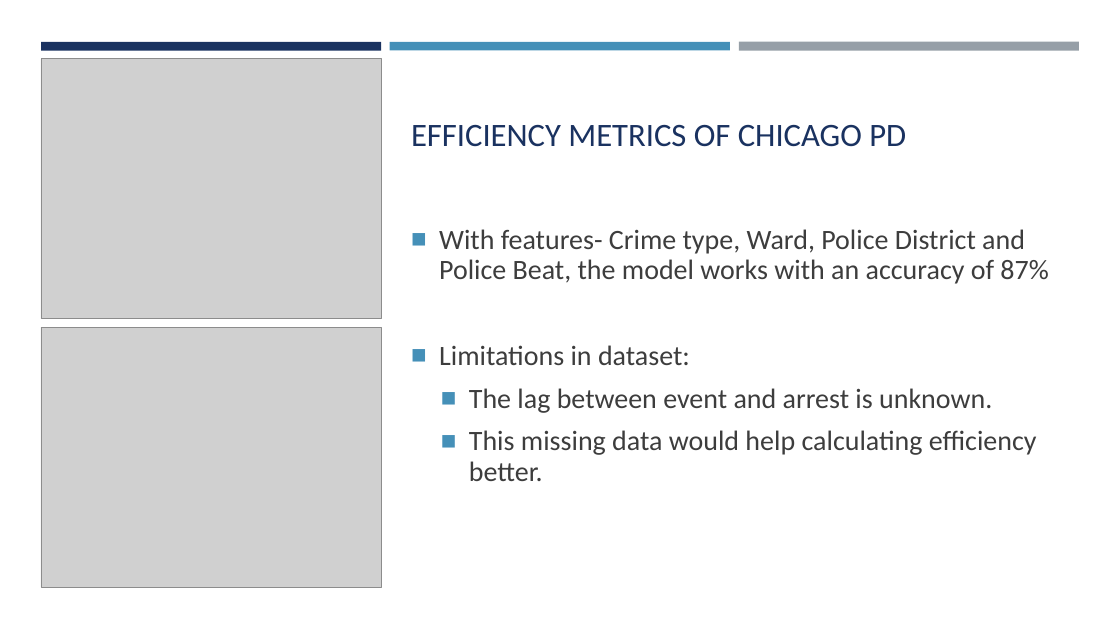
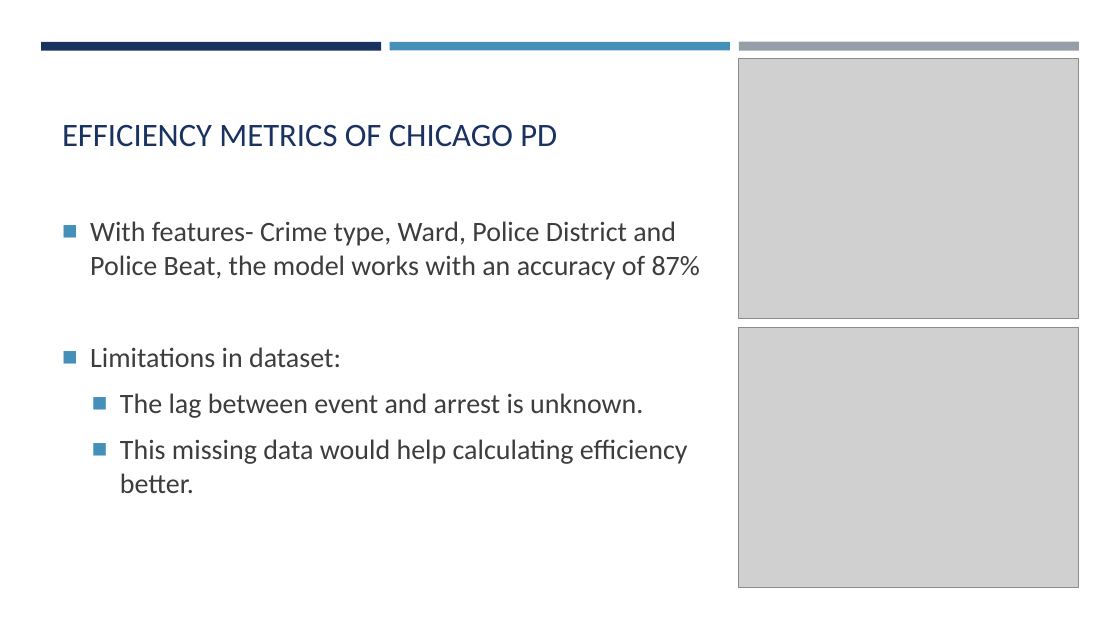
Before and after one commit to divyatv/MachineLearning_ChicagoCrime, a slide deck: slide 20 of Machine_Learning_Chicago_Crime_Dataset.pptx (slide 18 before the commit). Drawn at 1120x630 pixels with LibreOffice and Linux fonts; fonts in the diff are those of the drawing; grey boxes stand for pictures. Boxes give left, top, right and bottom in pixels: in the first picture for what was removed or moved away, otherwise in the second. Text is boxed around its words. In the diff, an @@ line names an element or a change of style, - is before the commit and + after.

```diff
--- a/Machine_Learning_Chicago_Crime_Dataset.pptx
+++ b/Machine_Learning_Chicago_Crime_Dataset.pptx
@@ picture removed at <box>41,59,381,318</box> @@
@@ picture added at <box>739,59,1080,318</box> @@
@@ title "EFFICIENCY METRICS OF CHICAGO PD": place and size @@
-title "EFFICIENCY METRICS OF CHICAGO PD" at <box>411,124,906,147</box>
+title "EFFICIENCY METRICS OF CHICAGO PD" at <box>62,124,557,147</box>
@@ text "With features- Crime type, Ward, ...": place and size @@
-text "With features- Crime type, Ward, ..." at <box>439,229,1048,481</box>
+text "With features- Crime type, Ward, ..." at <box>90,221,700,493</box>
@@ text "With features- Crime type, Ward, ..." at <box>90,221,700,493</box>: line spacing 0.9 to 1 @@
@@ picture removed at <box>41,328,381,587</box> @@
@@ picture added at <box>739,328,1080,587</box> @@
```
Also in this commit, not shown: 6 other slides changed, 2 slides added, 19 other files.
